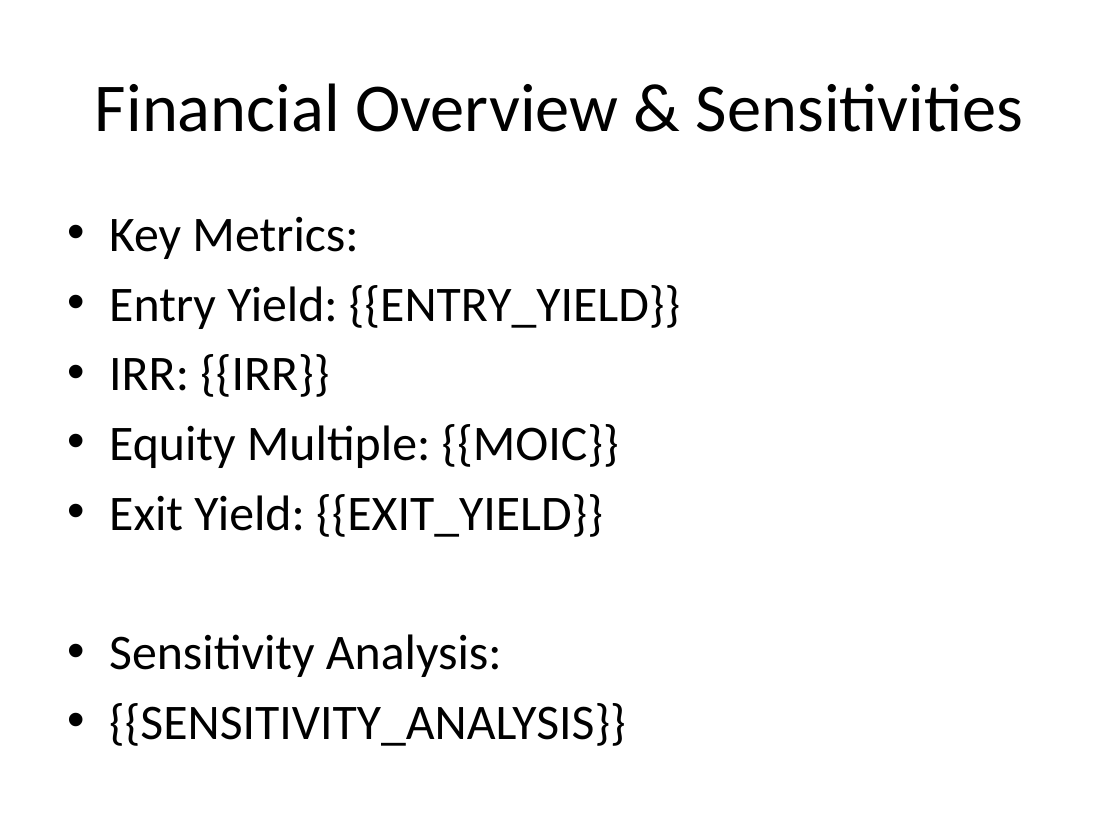
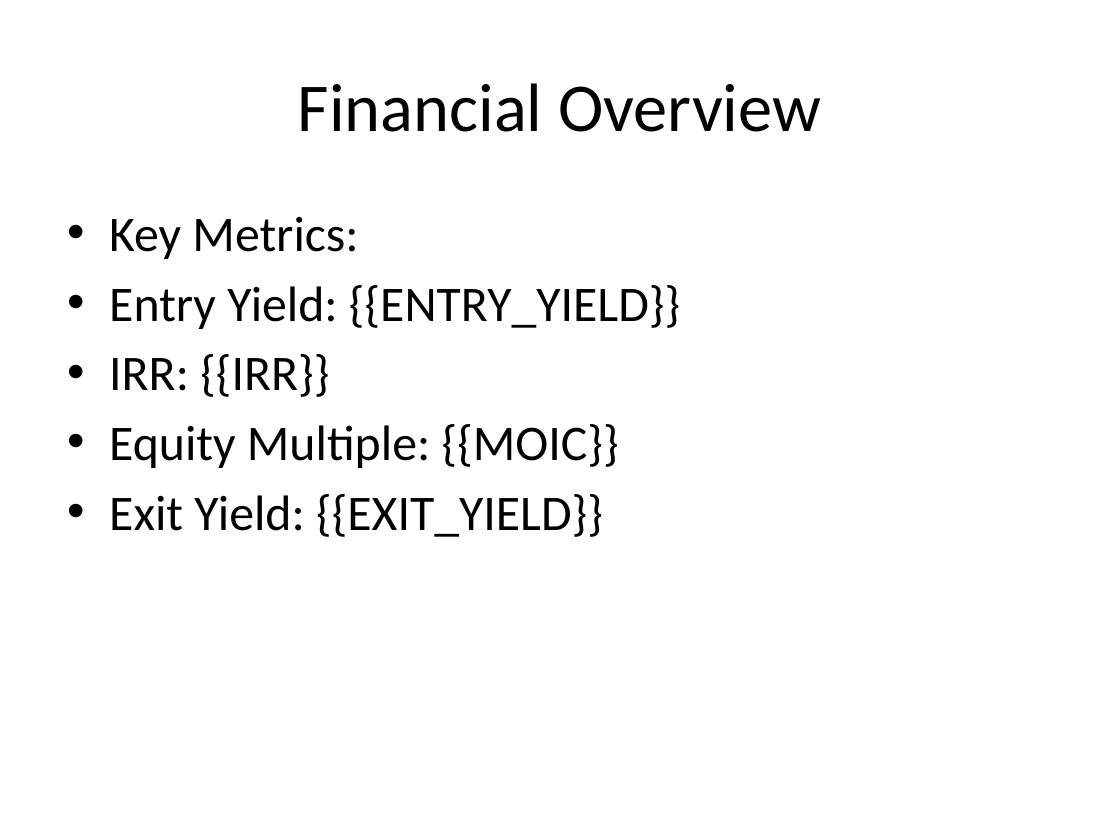
Before and after one commit to jianpingh/ai-deal-associate, a slide deck: slide 6 of backend/data/templates/ic_deck_template.pptx. Drawn at 1120x840 pixels with LibreOffice and Linux fonts; fonts in the diff are those of the drawing. Boxes give left, top, right and bottom in pixels: in the first picture for what was removed or moved away, otherwise in the second. Text is boxed around its words. In the diff, an @@ line names an element or a change of style, - is before the commit and + after.

```diff
--- a/backend/data/templates/ic_deck_template.pptx
+++ b/backend/data/templates/ic_deck_template.pptx
@@ title at (298,83,821,132): text changed @@
-Financial Overview & Sensitivities
+Financial Overview
@@ text at (109,634,626,746): paragraphs removed @@
-• Sensitivity Analysis:
-• {{SENSITIVITY_ANALYSIS}}
```
Also in this commit, not shown: 1 slide added, 5 other files.
